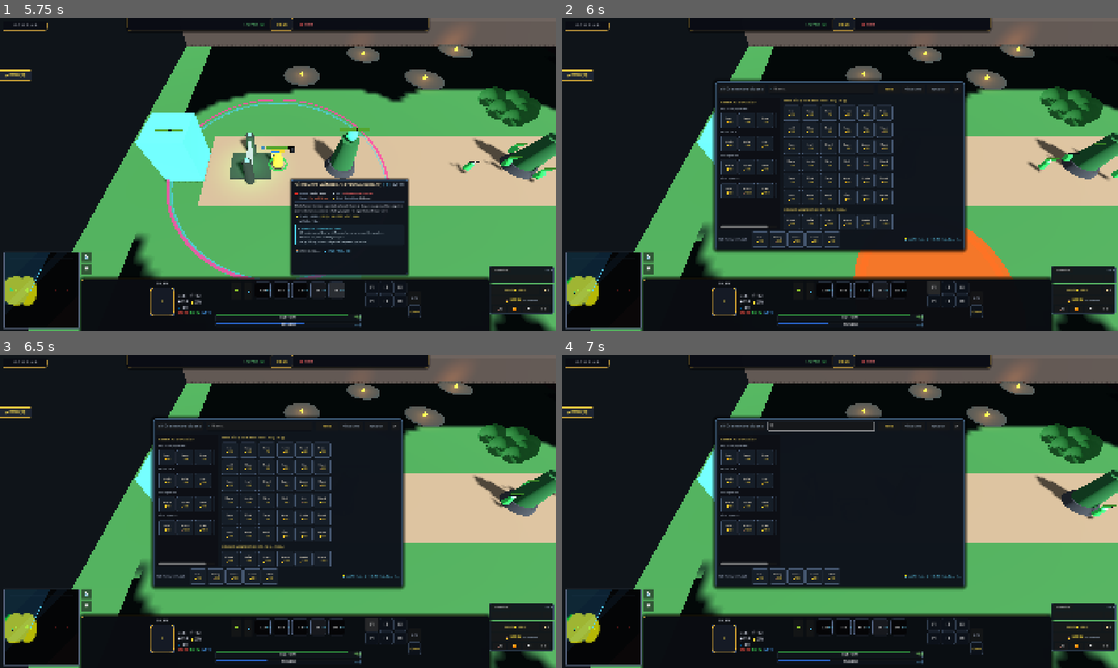
Above: before the commit, frames 1-4 (two rows, left to right).
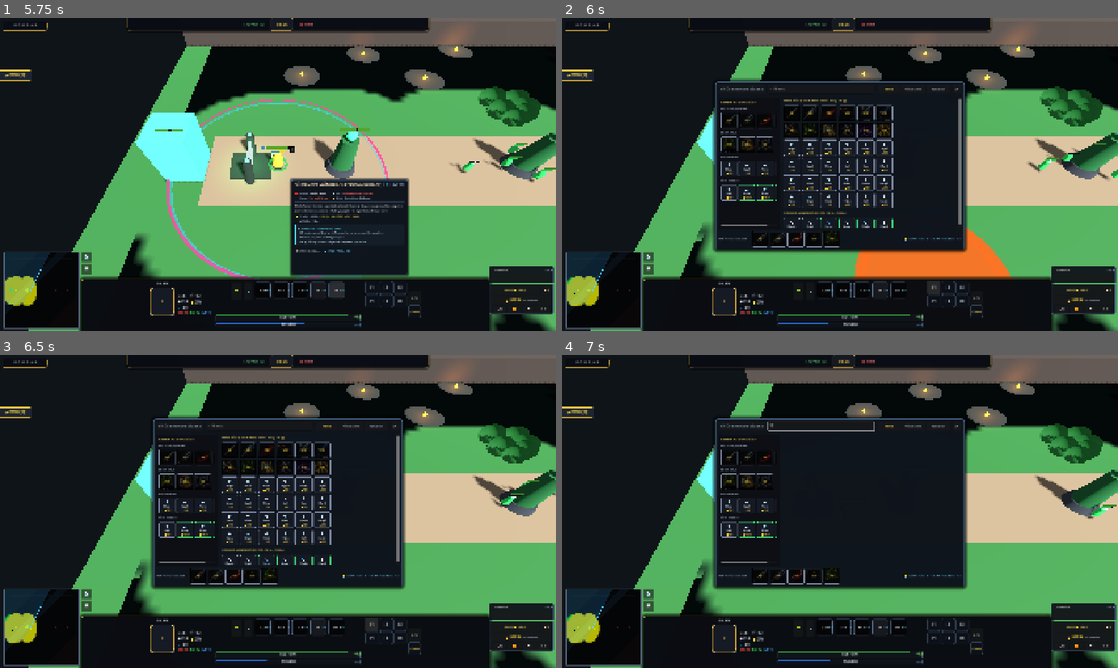
Above: after the commit, the same moments.

Repository: atalhatulu/eclipse-moba
Game: Godot game, scene res://scenes/map/moba_map_3d.tscn
The game is run twice, just before and just after one commit, with the same random seed, the same clock (stepped at 60 frames per second) and the same inputs.
Inputs (mouse positions are in pixels of both pictures, inside the frame that each line leads up to):
- Up to frame 1 (5.75 s): click "🌳" at 0.5 s; click "💧" at 1.25 s; click "Q" at 2 s; click "W" at 2.75 s; click "E" at 3.5 s; click "D" at 4.25 s; click "R" at 5 s
- Up to frame 2 (6 s): click "[1]" at 5.75 s
- Up to frame 3 (6.5 s): no input
- Up to frame 4 (7 s): click (823, 426) at 6.52 s; type "12" at 6.6 s

Frame 1 is identical in both runs. In frame 2, 5.6% of the frame differs, in the area x 28-72%, y 25-74%; in frame 3, 5.6%; in frame 4, 2.1%.

Commit message:
Generate 120-item prompt report and integrate batch 1 12 item icons into shop UI

Diff:
--- a/systems/ui/shop_inventory_ui.gd
+++ b/systems/ui/shop_inventory_ui.gd
@@ -308,15 +308,25 @@
 
 func _create_item_box(parent: Control, item: ItemResource) -> void:
 	var box = PanelContainer.new()
-	box.custom_minimum_size = Vector2(58, 52)
+	box.custom_minimum_size = Vector2(58, 54)
 
 	var b_style = StyleBoxFlat.new()
-	b_style.bg_color = Color(0.09, 0.12, 0.16, 0.95)
+	b_style.bg_color = Color(0.08, 0.10, 0.14, 0.98)
 	b_style.border_width_left = 1
 	b_style.border_width_top = 1
 	b_style.border_width_right = 1
 	b_style.border_width_bottom = 1
-	b_style.border_color = Color(0.28, 0.35, 0.45)
+
+	var tier_col = Color(0.5, 0.55, 0.65)
+	if item.cost >= 5000:
+		tier_col = Color(1.0, 0.82, 0.20)
+	elif item.cost >= 3800:
+		tier_col = Color(0.80, 0.35, 0.95)
+	elif item.cost >= 2200:
+		tier_col = Color(0.25, 0.65, 1.0)
+	elif item.cost >= 1000:
+		tier_col = Color(0.25, 0.85, 0.45)
+	b_style.border_color = tier_col
 	b_style.corner_radius_top_left = 4
 	b_style.corner_radius_top_right = 4
 	b_style.corner_radius_bottom_left = 4
@@ -324,26 +334,61 @@
 	box.add_theme_stylebox_override("panel", b_style)
 	parent.add_child(box)
 
-	var vbox = VBoxContainer.new()
-	vbox.alignment = BoxContainer.ALIGNMENT_CENTER
-	vbox.add_theme_constant_override("separation", 2)
-	box.add_child(vbox)
-
-	# Icon / Initials
-	var name_lbl = Label.new()
-	name_lbl.text = item.item_name.substr(0, 5)
-	name_lbl.horizontal_alignment = HORIZONTAL_ALIGNMENT_CENTER
-	name_lbl.add_theme_font_size_override("font_size", 9)
-	name_lbl.add_theme_color_override("font_color", Color(1.0, 0.95, 0.85))
-	vbox.add_child(name_lbl)
-
-	# Gold cost
-	var cost_lbl = Label.new()
-	cost_lbl.text = "💰%d" % item.cost
-	cost_lbl.horizontal_alignment = HORIZONTAL_ALIGNMENT_CENTER
-	cost_lbl.add_theme_font_size_override("font_size", 8)
-	cost_lbl.add_theme_color_override("font_color", Color(1.0, 0.85, 0.25))
-	vbox.add_child(cost_lbl)
+	var icon_path = "res://assets/icons/items/item_%d.png" % item.id
+	if ResourceLoader.exists(icon_path):
+		var tex_rect = TextureRect.new()
+		tex_rect.set_anchors_preset(Control.PRESET_FULL_RECT)
+		tex_rect.expand_mode = TextureRect.EXPAND_IGNORE_SIZE
+		tex_rect.stretch_mode = TextureRect.STRETCH_KEEP_ASPECT_COVERED
+		tex_rect.texture = load(icon_path)
+		tex_rect.mouse_filter = Control.MOUSE_FILTER_IGNORE
+		box.add_child(tex_rect)
+
+		var cost_bg = PanelContainer.new()
+		cost_bg.set_anchors_preset(Control.PRESET_BOTTOM_WIDE)
+		var c_style = StyleBoxFlat.new()
+		c_style.bg_color = Color(0.0, 0.0, 0.0, 0.75)
+		cost_bg.add_theme_stylebox_override("panel", c_style)
+		box.add_child(cost_bg)
+
+		var cost_lbl = Label.new()
+		cost_lbl.text = "%d" % item.cost
+		cost_lbl.horizontal_alignment = HORIZONTAL_ALIGNMENT_CENTER
+		cost_lbl.add_theme_font_size_override("font_size", 8)
+		cost_lbl.add_theme_color_override("font_color", Color(1.0, 0.88, 0.25))
+		cost_bg.add_child(cost_lbl)
+	else:
+		var vbox = VBoxContainer.new()
+		vbox.alignment = BoxContainer.ALIGNMENT_CENTER
+		vbox.add_theme_constant_override("separation", 2)
+		box.add_child(vbox)
+
+		var glyph_lbl = Label.new()
+		glyph_lbl.horizontal_alignment = HORIZONTAL_ALIGNMENT_CENTER
+		glyph_lbl.add_theme_font_size_override("font_size", 13)
+		if item.is_boots():
+			glyph_lbl.text = "👟"
+		elif item.cost >= 3500:
+			glyph_lbl.text = "⚔️"
+		elif item.category == ItemResource.Category.SUPPORT:
+			glyph_lbl.text = "🧪"
+		else:
+			glyph_lbl.text = "🛡️"
+		vbox.add_child(glyph_lbl)
+
+		var name_lbl = Label.new()
+		name_lbl.text = item.item_name.substr(0, 5)
+		name_lbl.horizontal_alignment = HORIZONTAL_ALIGNMENT_CENTER
+		name_lbl.add_theme_font_size_override("font_size", 8)
+		name_lbl.add_theme_color_override("font_color", Color(0.9, 0.95, 1.0))
+		vbox.add_child(name_lbl)
+
+		var cost_lbl = Label.new()
+		cost_lbl.text = "💰%d" % item.cost
+		cost_lbl.horizontal_alignment = HORIZONTAL_ALIGNMENT_CENTER
+		cost_lbl.add_theme_font_size_override("font_size", 8)
+		cost_lbl.add_theme_color_override("font_color", Color(1.0, 0.85, 0.25))
+		vbox.add_child(cost_lbl)
 
 	var click_btn = Button.new()
 	click_btn.set_anchors_preset(Control.PRESET_FULL_RECT)
Binary file added: assets/icons/items/item_1.png
Binary file added: assets/icons/items/item_10.png
Binary file added: assets/icons/items/item_11.png
Binary file added: assets/icons/items/item_12.png
Binary file added: assets/icons/items/item_2.png
Binary file added: assets/icons/items/item_3.png
Binary file added: assets/icons/items/item_4.png
Binary file added: assets/icons/items/item_5.png
Binary file added: assets/icons/items/item_6.png
Binary file added: assets/icons/items/item_7.png
Binary file added: assets/icons/items/item_8.png
Binary file added: assets/icons/items/item_9.png
